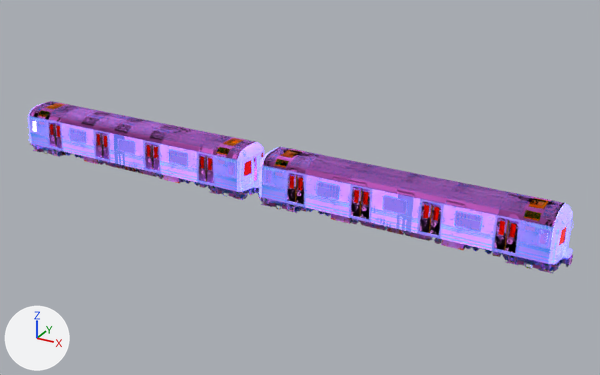
The glTF model public/3d/r46-subway.glb, before and after one commit.
Before and after are seen from a 50 mm camera at (20.5, -53.4, 27.3) aimed at (-9.5, 1.1, 0.0). Arrows for +X, +Y and +Z are at lower left; the lights stay in place. The first picture is the older version. Where no turn or scale is listed for an object, it has been applied to the vertices.

The older version as bpy lines, for what is in view:
```python
ob_avisocierrepuertas_lp_001_lateraltren_0 = bpy.data.objects.new('AvisoCierrePuertas_LP.001_LateralTren_0', me_avisocierrepuertas_lp_001_lateraltren_0)
ob_avisocierrepuertas_lp_001_lateraltren_0.location = (-12.47, 0.0, 1.29)
ob_cabezatren_lp_003_cabezatren_0 = bpy.data.objects.new('CabezaTren_LP.003_CabezaTren_0', me_cabezatren_lp_003_cabezatren_0)
ob_cabezatren_lp_003_cabezatren_0.location = (-12.47, 0.0, 1.62)
ob_cojinaltoasientolateral5_lp_001_asientosinteriores_0 = bpy.data.objects.new('CojinAltoAsientoLateral5_LP.001_AsientosInteriores_0', me_cojinaltoasientolateral5_lp_001_asientosinteriores_0)
ob_cojinaltoasientolateral5_lp_001_asientosinteriores_0.location = (-12.47, 0.0, 1.53)
ob_cristalesfrontalescabezatren_lp_001_puertadelantera_0 = bpy.data.objects.new('CristalesFrontalesCabezaTren_LP.001_PuertaDelantera_0', me_cristalesfrontalescabezatren_lp_001_puertadelantera_0)
ob_cristalesfrontalescabezatren_lp_001_puertadelantera_0.location = (-12.47, 0.0, 1.31)
ob_cristalespuertaslaterales_lp_001_puertaslaterales_0 = bpy.data.objects.new('CristalesPuertasLaterales_LP.001_PuertasLaterales_0', me_cristalespuertaslaterales_lp_001_puertaslaterales_0)
ob_cristalespuertaslaterales_lp_001_puertaslaterales_0.location = (-12.47, 0.0, 1.33)
ob_enganchecentralfrontalbajosexteriores2_lp_001_bajosexteriorestren_0 = bpy.data.objects.new('EngancheCentralFrontalBajosExteriores2_LP.001_BajosExterioresTren_0', me_enganchecentralfrontalbajosexteriores2_lp_001_bajosexteriorestren_0)
ob_enganchecentralfrontalbajosexteriores2_lp_001_bajosexteriorestren_0.location = (-12.47, 0.0, -0.44)
ob_ventiladortecho_lp_001_techotren_0 = bpy.data.objects.new('VentiladorTecho_LP.001_TechoTren_0', me_ventiladortecho_lp_001_techotren_0)
ob_ventiladortecho_lp_001_techotren_0.location = (-12.47, 0.0, 2.97)
```
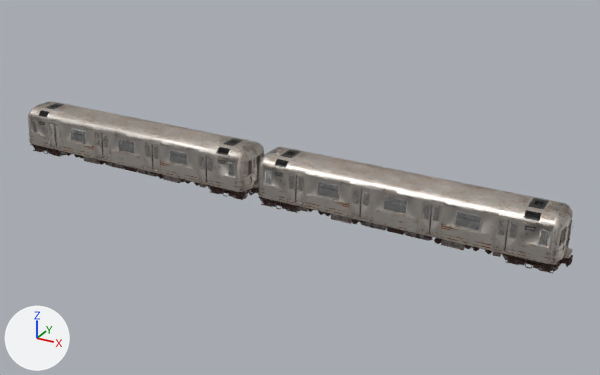
Boxes [x1, y1, x2, y2] around the edits, measured in the pictures (600 x 375 px):
'AvisoCierrePuertas_LP.001_LateralTren_0', surface changed: [29, 116, 554, 264] in both
'VentiladorTecho_LP.001_TechoTren_0', surface changed (purple to grey): [29, 101, 565, 227] in both
'CristalesPuertasLaterales_LP.001_PuertasLaterales_0', surface changed: [49, 123, 519, 253] in both
'EngancheCentralFrontalBajosExteriores2_LP.001_BajosExterioresTren_0', surface changed: [30, 144, 573, 273] in both
'CabezaTren_LP.003_CabezaTren_0', surface changed: [27, 103, 573, 264] in both
'CojinAltoAsientoLateral5_LP.001_AsientosInteriores_0', surface changed: [71, 132, 506, 234] in both
'CristalesFrontalesCabezaTren_LP.001_PuertaDelantera_0', surface changed: [244, 157, 567, 245] in both

The change, as a list of edits to the scene's bpy script:
```text
Change img_image_7:
    img_image_7: load_image('Image_7', '_unpacked/Image_7', 768, 768, 'sRGB') -> load_image('Image_7', '_unpacked/Image_7', 768, 768, 'Non-Color')
Change img_image_8:
    img_image_8: load_image('Image_8', '_unpacked/Image_8', 768, 768, 'Non-Color') -> load_image('Image_8', '_unpacked/Image_8', 768, 768, 'sRGB')
Change img_image_11:
    img_image_11: load_image('Image_11', '_unpacked/Image_11', 768, 768, 'sRGB') -> load_image('Image_11', '_unpacked/Image_11', 768, 768, 'Non-Color')
Change img_image_12:
    img_image_12: load_image('Image_12', '_unpacked/Image_12', 768, 768, 'Non-Color') -> load_image('Image_12', '_unpacked/Image_12', 768, 768, 'sRGB')
Change img_image_13:
    img_image_13: load_image('Image_13', '_unpacked/Image_13', 768, 768, 'sRGB') -> load_image('Image_13', '_unpacked/Image_13', 768, 768, 'Non-Color')
Change img_image_15:
    img_image_15: load_image('Image_15', '_unpacked/Image_15', 768, 768, 'Non-Color') -> load_image('Image_15', '_unpacked/Image_15', 768, 768, 'sRGB')
Change img_image_18:
    img_image_18: load_image('Image_18', '_unpacked/Image_18', 768, 768, 'Non-Color') -> load_image('Image_18', '_unpacked/Image_18', 768, 768, 'sRGB')
Change mat_cabezatren:
    where n2 = _N.new('ShaderNodeTexImage'); n2.name = 'Image Texture'
    n2.image: img_image_7 -> img_image_6
    where n3 = _N.new('ShaderNodeTexImage'); n3.name = 'Image Texture.001'
    n3.image: img_image_5 -> img_image_4
    where n5 = _N.new('ShaderNodeTexImage'); n5.name = 'Image Texture.002'
    n5.image: img_image_6 -> img_image_5
    where n7 = _N.new('ShaderNodeTexImage'); n7.name = 'Image Texture.003'
    n7.image: img_image_8 -> img_image_7
Change mat_lateraltren:
    where n2 = _N.new('ShaderNodeTexImage'); n2.name = 'Image Texture'
    n2.image: img_image_11 -> img_image_10
    where n3 = _N.new('ShaderNodeTexImage'); n3.name = 'Image Texture.001'
    n3.image: img_image_9 -> img_image_8
    where n5 = _N.new('ShaderNodeTexImage'); n5.name = 'Image Texture.002'
    n5.image: img_image_10 -> img_image_9
    where n7 = _N.new('ShaderNodeTexImage'); n7.name = 'Image Texture.003'
    n7.image: img_image_12 -> img_image_11
Change mat_techotren:
    where n2 = _N.new('ShaderNodeTexImage'); n2.name = 'Image Texture'
    n2.image: img_image_13 -> img_image_12
    where n4 = _N.new('ShaderNodeTexImage'); n4.name = 'Image Texture.001'
    n4.image: img_image_14 -> img_image_13
    where n6 = _N.new('ShaderNodeTexImage'); n6.name = 'Image Texture.002'
    n6.image: img_image_15 -> img_image_14
Change mat_puertaslaterales:
    where n2 = _N.new('ShaderNodeTexImage'); n2.name = 'Image Texture'
    n2.image: img_image_16 -> img_image_15
    where n4 = _N.new('ShaderNodeTexImage'); n4.name = 'Image Texture.001'
    n4.image: img_image_17 -> img_image_16
    where n6 = _N.new('ShaderNodeTexImage'); n6.name = 'Image Texture.002'
    n6.image: img_image_18 -> img_image_17
Change mat_bajosexteriorestren:
    where n2 = _N.new('ShaderNodeTexImage'); n2.name = 'Image Texture'
    n2.image: img_image_19 -> img_image_18
    where n4 = _N.new('ShaderNodeTexImage'); n4.name = 'Image Texture.001'
    n4.image: img_image_20 -> img_image_19
    where n6 = _N.new('ShaderNodeTexImage'); n6.name = 'Image Texture.002'
    n6.image: img_image_21 -> img_image_20
Change mat_puertadelantera:
    where n2 = _N.new('ShaderNodeTexImage'); n2.name = 'Image Texture'
    n2.image: img_image_35 -> img_image_34
    where n4 = _N.new('ShaderNodeTexImage'); n4.name = 'Image Texture.001'
    n4.image: img_image_36 -> img_image_35
    where n6 = _N.new('ShaderNodeTexImage'); n6.name = 'Image Texture.002'
    n6.image: img_image_37 -> img_image_36
```
